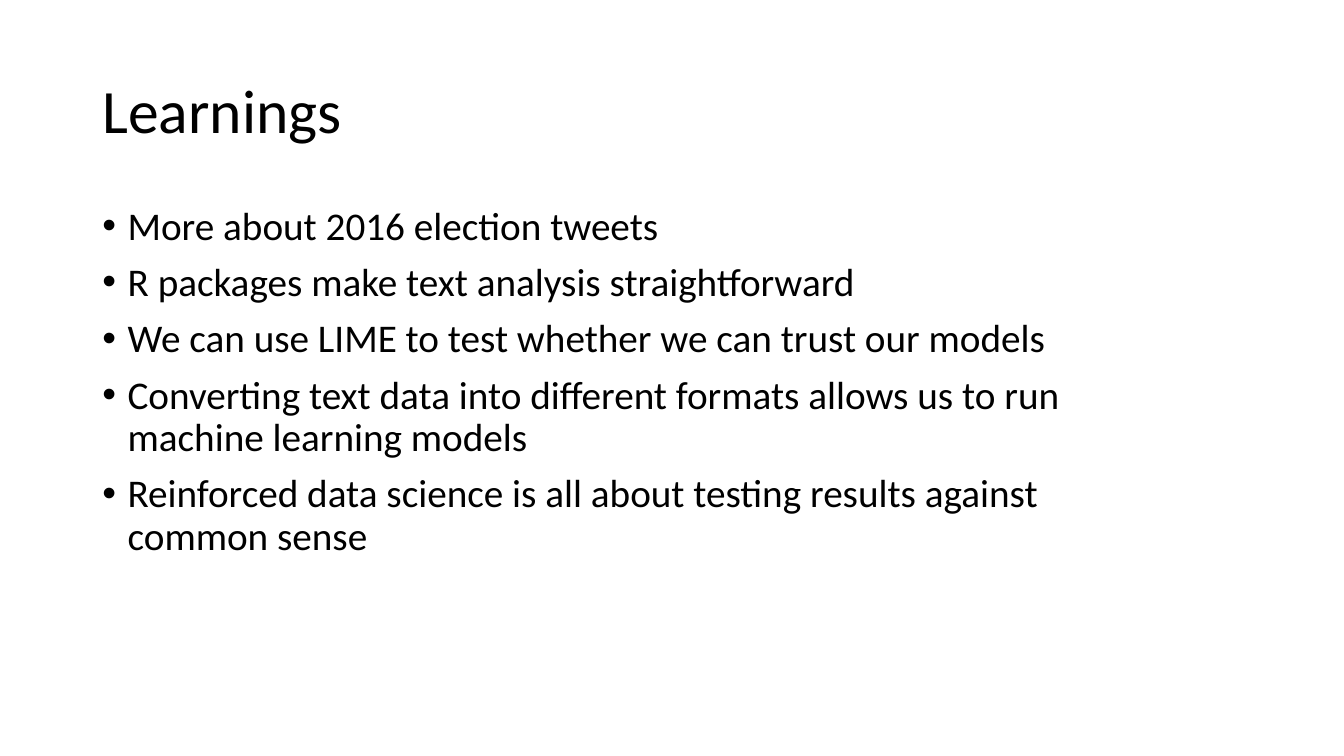
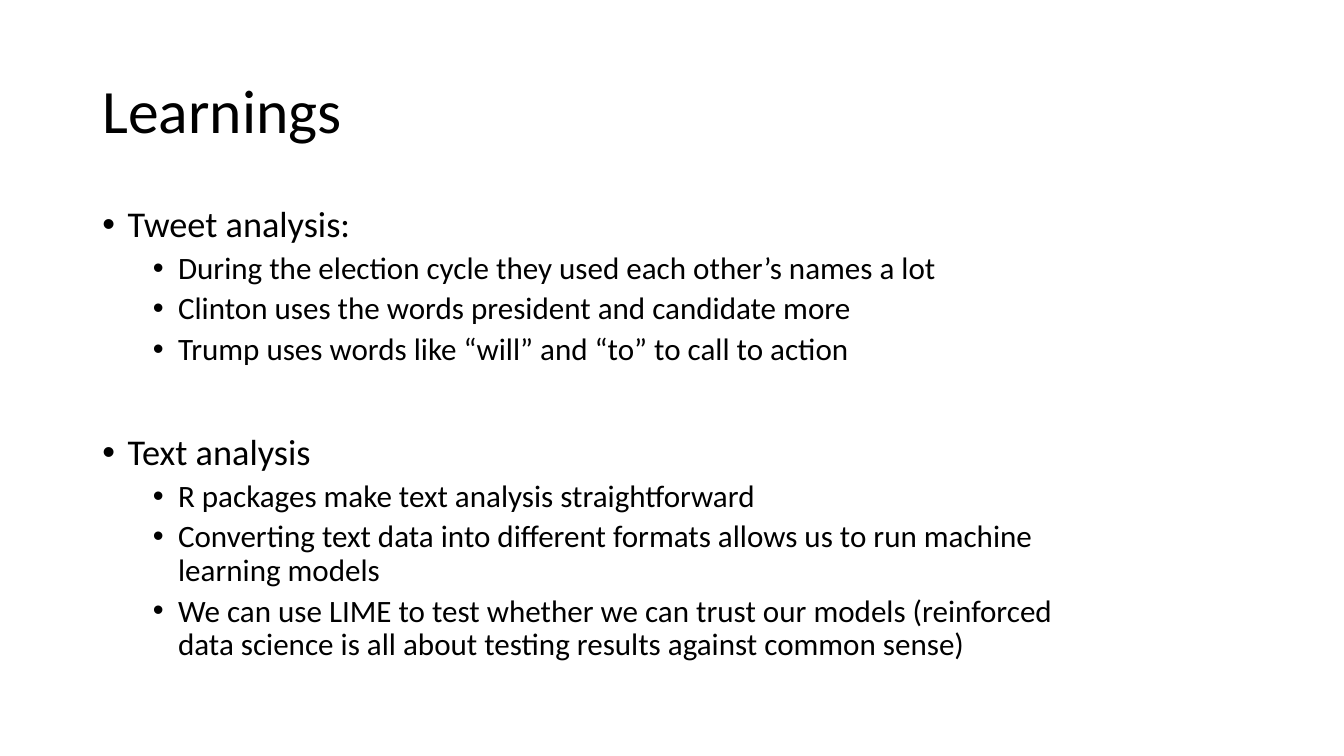
Before and after one commit to MeyerGrace/eRum_2018_prep, a slide deck: slide 36 of eRumWorkshop.pptx (slide 40 before the commit). Drawn at 1344x756 pixels with LibreOffice and Linux fonts; fonts in the diff are those of the drawing; background and template pictures are left out. Boxes give left, top, right and bottom in pixels: in the first picture for what was removed or moved away, otherwise in the second. Text is boxed around its words. In the diff, an @@ line names an element or a change of style, - is before the commit and + after.

```diff
--- a/eRumWorkshop.pptx
+++ b/eRumWorkshop.pptx
@@ text at box(128, 211, 935, 471): text changed; size 28 to 22.2 pt @@
-• More about 2016 election tweets
+• Tweet analysis:
+  • During the election cycle they used each other’s names a lot
+  • Clinton uses the words president and candidate more
+  • Trump uses words like “will” and “to” to call to action
+• Text analysis
@@ text at box(128, 324, 1045, 353): paragraph removed @@
-• We can use LIME to test whether we can trust our models
@@ text at box(178, 485, 1032, 587): size 28 to 22.2 pt in "R packages make text analysis straightforward", "Converting text data into different formats allows ..."; list level 1 to 2 in "R packages make text analysis ..."; list level 1 to 2 in "Converting text data into different ..." @@
@@ text at box(178, 599, 1052, 661): text changed; size 28 to 22.2 pt @@
-• Reinforced data science is all about testing results against common sense
+  • We can use LIME to test whether we can trust our models (reinforced data science is all about testing results against common sense)
```
Also in this commit, not shown: 8 other slides changed, 3 slides removed.
